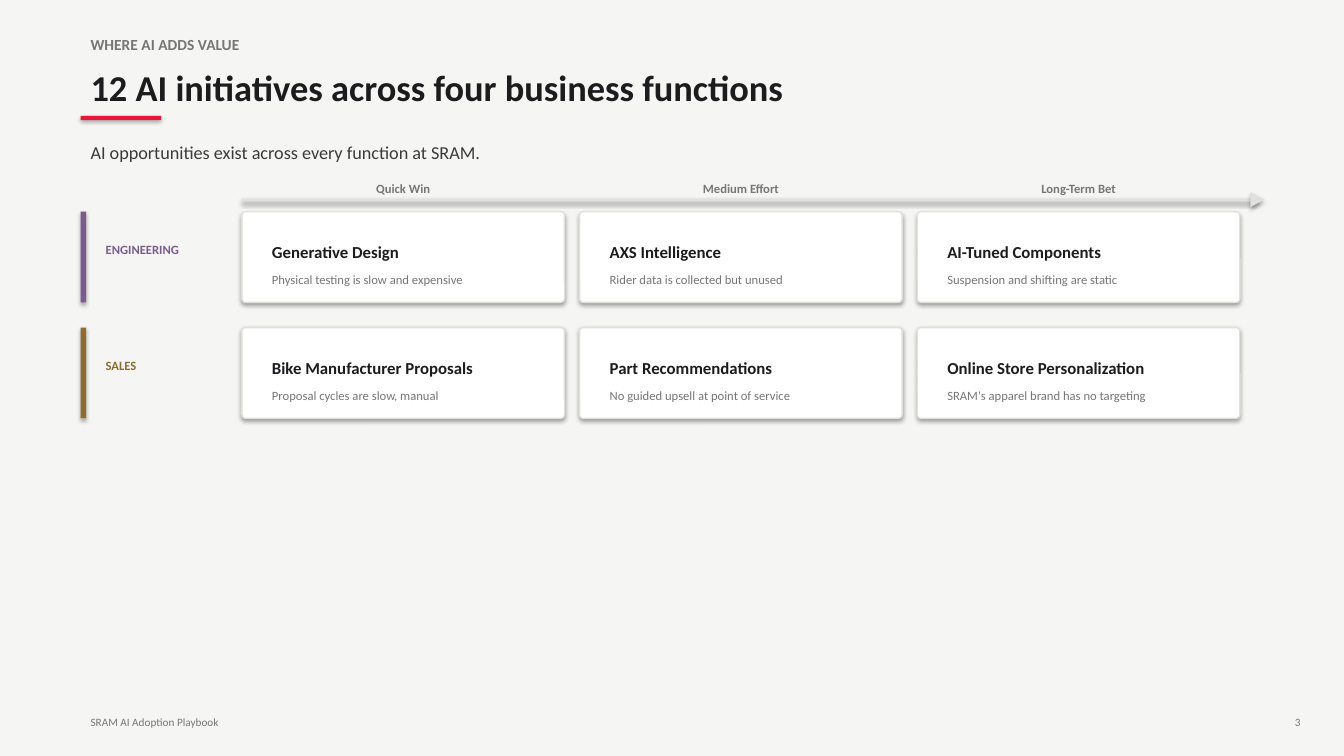
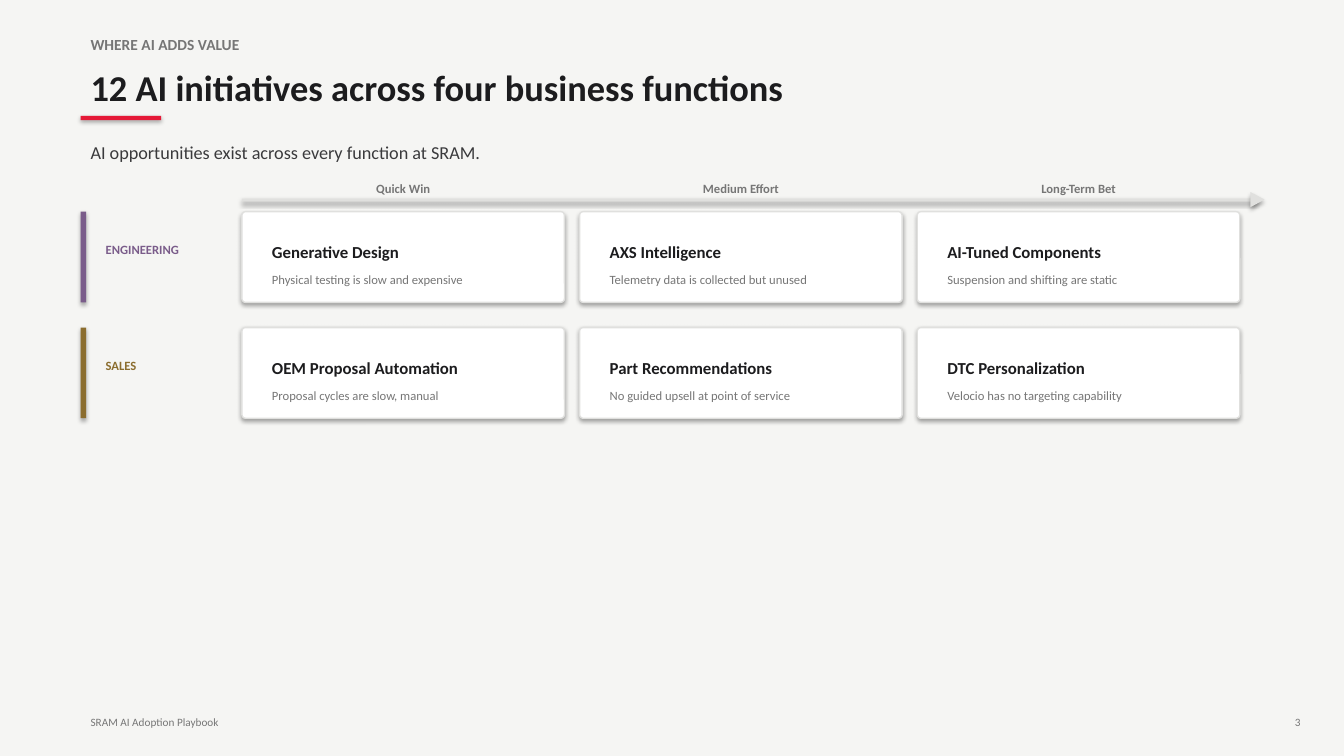
Before and after one commit to ewkreienberg/sram-ai-playbook, a slide deck: slide 5 of deliverables/SRAM_AI_Adoption_Playbook.pptx. Drawn at 1344x756 pixels with LibreOffice and Linux fonts; fonts in the diff are those of the drawing. Boxes give left, top, right and bottom in pixels: in the first picture for what was removed or moved away, otherwise in the second. Text is boxed around its words. In the diff, an @@ line names an element or a change of style, - is before the commit and + after.

Commit message:
Restore specificity, keep only targeted accessibility fixes
Reverted most jargon simplifications. Kept: Shimano tagged as
largest competitor, clipless changed to clip-in, cockpit description
clarified, AXS ecosystem bar explains wireless data sharing.
Restored OEM, DTC, CRM, SLA, CSAT, Zendesk, Kendra, Bedrock,
Shopify, SageMaker, and other specific terms.

```diff
--- a/deliverables/SRAM_AI_Adoption_Playbook.pptx
+++ b/deliverables/SRAM_AI_Adoption_Playbook.pptx
@@ text at box(610, 275, 807, 286): text changed @@
-Rider data is collected but unused
+Telemetry data is collected but unused
@@ text at box(272, 362, 458, 377): text changed @@
-Bike Manufacturer Proposals
+OEM Proposal Automation
@@ text at box(947, 362, 1085, 374): text changed @@
-Online Store Personalization
+DTC Personalization
@@ text at box(947, 391, 1122, 402): text changed @@
-SRAM's apparel brand has no targeting
+Velocio has no targeting capability
```
Also in this commit, not shown: 22 other slides changed, 1 other file.
